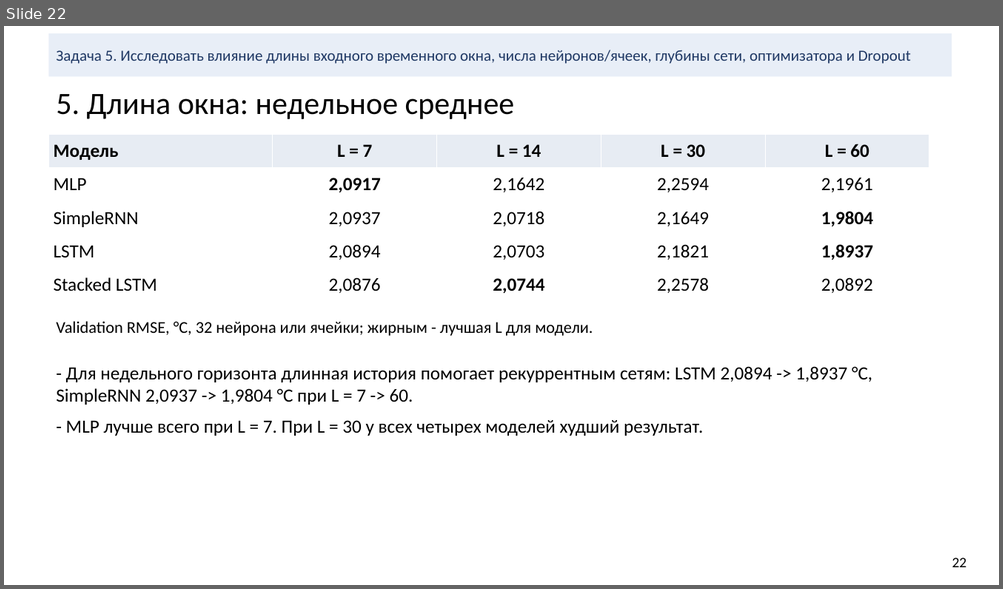
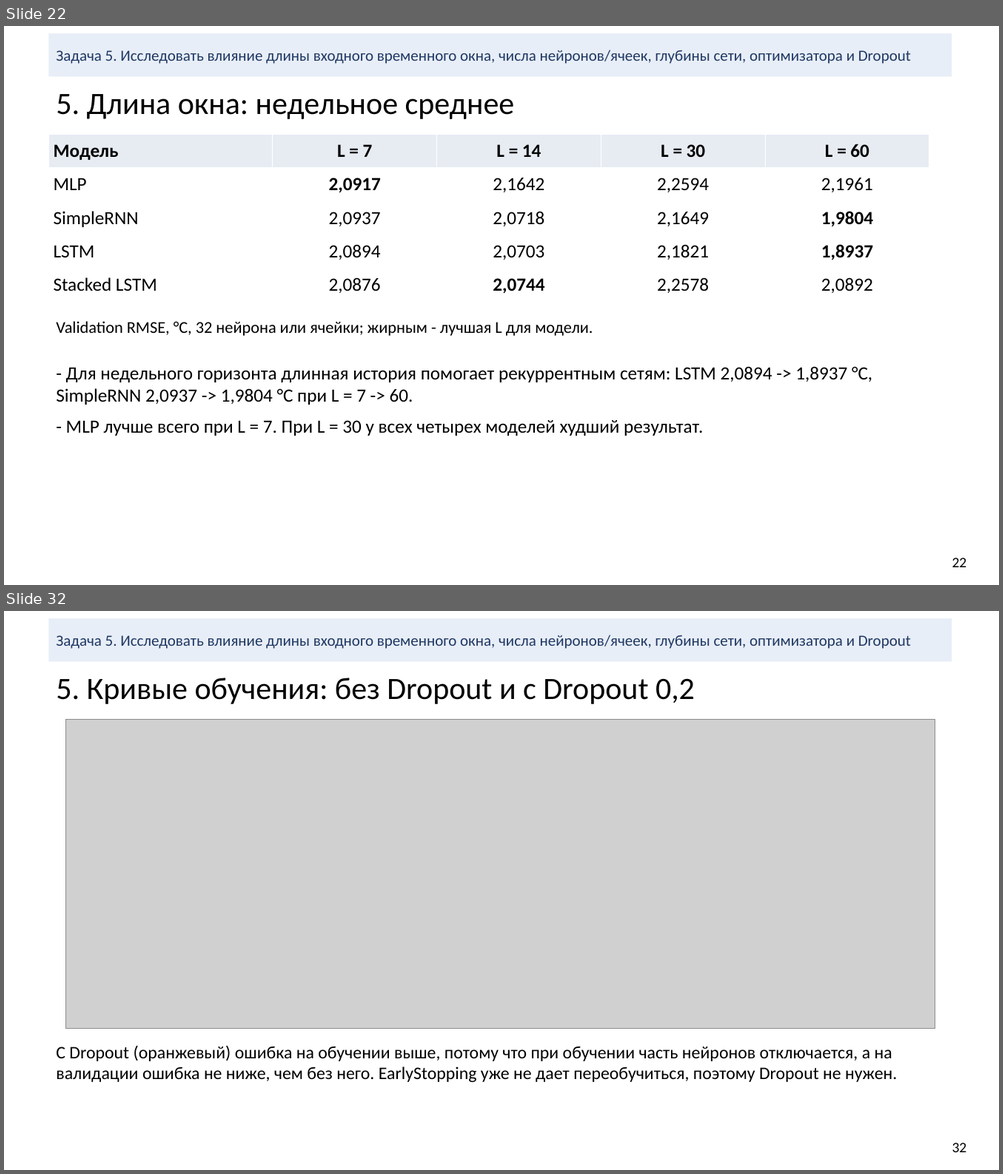
Before and after one commit to bigflyy/nn-uni, a slide deck: labs/lab2/nn-lab-2.pptx. Shown one above the other, each under a label of ours: slide 22 before the commit, slides 22 and 32 after it; the slides between them are not shown. The pictures are 1003x589 and 1003x1174 pixels, drawn with LibreOffice and Linux fonts; fonts in the diff are those of the drawing; grey boxes stand for pictures. Boxes give left, top, right and bottom in pixels: in the first picture for what was removed or moved away, otherwise in the second. Text is boxed around its words. In the diff, an @@ line names an element or a change of style, - is before the commit and + after.

Commit message:
lab2: charts in °C, no-EarlyStopping and stability experiments, new deck slides

```diff
--- a/labs/lab2/nn-lab-2.pptx
+++ b/labs/lab2/nn-lab-2.pptx
@@ slide 32 added at box(4, 611, 999, 1170), background #FFFFFF @@
@@ rectangle added at box(48, 618, 951, 662), fill #E8EEF7, 15 pt, text #1F3864 @@
+Задача 5. Исследовать влияние длины входного временного окна, числа нейронов/ячеек, глубины сети, оптимизатора и Dropout
@@ text added at box(56, 678, 694, 704), 30 pt, text #000000 @@
+5. Кривые обучения: без Dropout и с Dropout 0,2
@@ picture added at box(66, 719, 935, 1029) @@
@@ text added at box(56, 1045, 896, 1082), 17 pt, text #000000 @@
+С Dropout (оранжевый) ошибка на обучении выше, потому что при обучении часть нейронов отключается, а на валидации ошибка не ниже, чем без него. EarlyStopping уже не дает переобучиться, поэтому Dropout не нужен.
@@ text added at box(952, 1143, 967, 1153), 14 pt, text #000000 @@
+32
```
Also in this commit, not shown: 16 slides changed, 11 other slides added, 38 other files.
